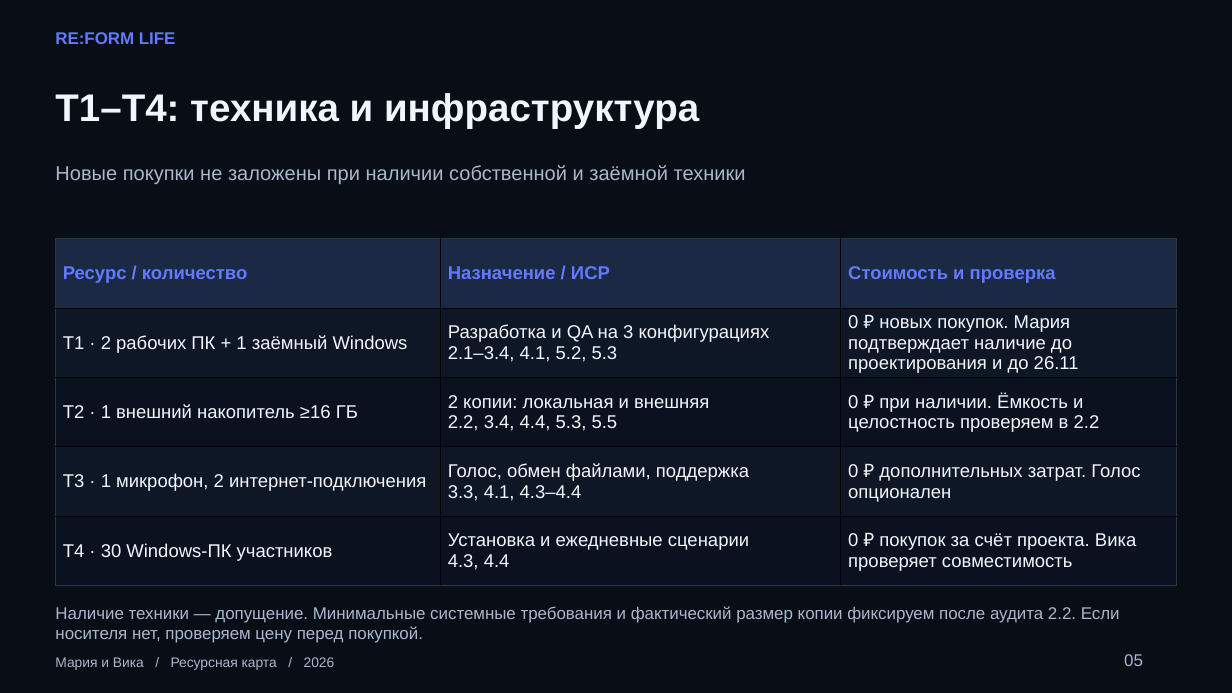
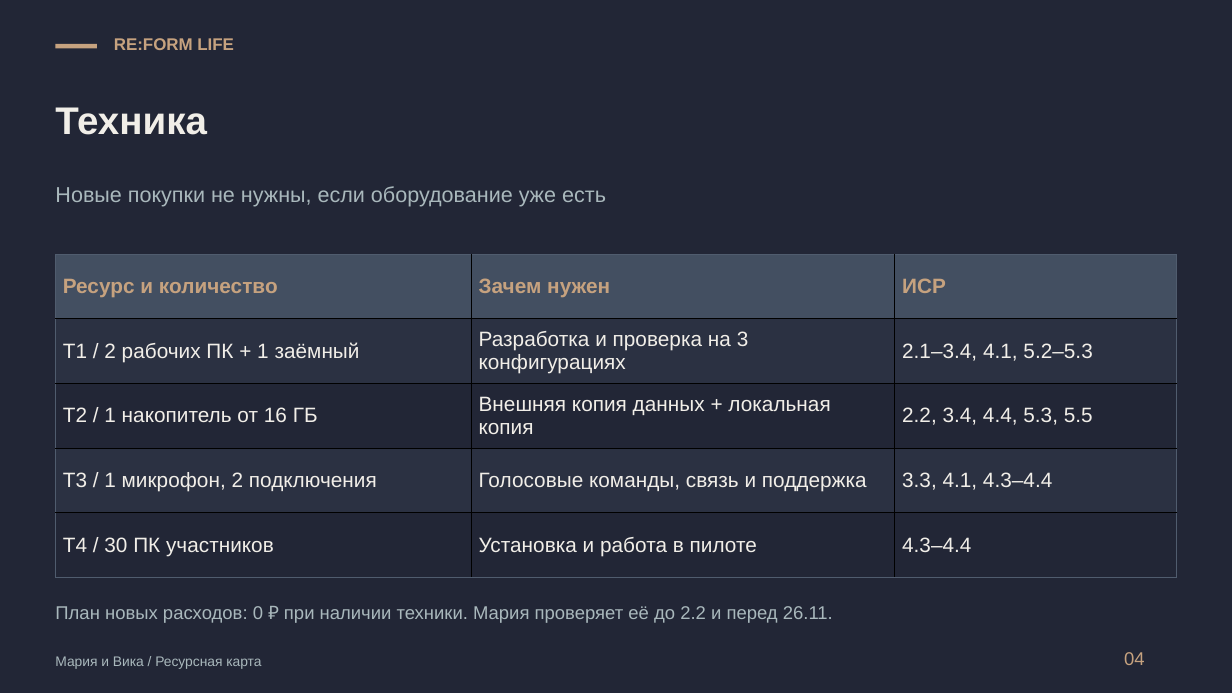
Before and after one commit to kartaamigo/RE-FORM-LIFE, a slide deck: slide 4 of docs/project-plan/RE_FORM_LIFE_resource_presentation.pptx (slide 5 before the commit). Drawn at 1232x693 pixels with LibreOffice and Linux fonts; fonts in the diff are those of the drawing. Boxes give left, top, right and bottom in pixels: in the first picture for what was removed or moved away, otherwise in the second. Text is boxed around its words. In the diff, an @@ line names an element or a change of style, - is before the commit and + after.

```diff
--- a/docs/project-plan/RE_FORM_LIFE_resource_presentation.pptx
+++ b/docs/project-plan/RE_FORM_LIFE_resource_presentation.pptx
@@ background #080D16 to #222636 @@
@@ rectangle added at [55, 44, 97, 48], fill #C6A27F @@
@@ text "RE:FORM LIFE": place and size @@
-text "RE:FORM LIFE" at [55, 32, 176, 44]
+text "RE:FORM LIFE" at [114, 38, 234, 50]
@@ text "RE:FORM LIFE" at [114, 38, 234, 50]: text colour #617AFF to #C6A27F @@
@@ text at [55, 107, 207, 135]: text changed; text colour #F2F5FC to #F1EEE8 @@
-T1–T4: техника и инфраструктура
+Техника
@@ text at [55, 186, 606, 207]: text changed; size 19.5 to 21 pt; text colour #AAB7CD to #A9B8BC @@
-Новые покупки не заложены при наличии собственной и заёмной техники
+Новые покупки не нужны, если оборудование уже есть
@@ table at [55, 254, 1176, 578] @@
-row 1: Ресурс / количество | Назначение / ИСР | Стоимость и проверка
+row 1: Ресурс и количество | Зачем нужен | ИСР
-row 2: T1 · 2 рабочих ПК + 1 заёмный Windows | Разработка и QA на 3 конфигурациях / 2.1–3.4, 4.1, 5.2, 5.3 | 0 ₽ новых покупок. Мария подтверждает наличие до проектирования и до 26.11
+row 2: T1 / 2 рабочих ПК + 1 заёмный | Разработка и проверка на 3 конфигурациях | 2.1–3.4, 4.1, 5.2–5.3
-row 3: T2 · 1 внешний накопитель ≥16 ГБ | 2 копии: локальная и внешняя / 2.2, 3.4, 4.4, 5.3, 5.5 | 0 ₽ при наличии. Ёмкость и целостность проверяем в 2.2
+row 3: T2 / 1 накопитель от 16 ГБ | Внешняя копия данных + локальная копия | 2.2, 3.4, 4.4, 5.3, 5.5
-row 4: T3 · 1 микрофон, 2 интернет-подключения | Голос, обмен файлами, поддержка / 3.3, 4.1, 4.3–4.4 | 0 ₽ дополнительных затрат. Голос опционален
+row 4: T3 / 1 микрофон, 2 подключения | Голосовые команды, связь и поддержка | 3.3, 4.1, 4.3–4.4
-row 5: T4 · 30 Windows-ПК участников | Установка и ежедневные сценарии / 4.3, 4.4 | 0 ₽ покупок за счёт проекта. Вика проверяет совместимость
+row 5: T4 / 30 ПК участников | Установка и работа в пилоте | 4.3–4.4
@@ fill #1B2944 to #434F61 in row 1 @@
@@ fill #0E1726 to #2B3142 in 6 cells @@
@@ fill #0A121F to #222636 in 6 cells @@
@@ borders changed @@
@@ table: place and size @@
-table at [55, 239, 1177, 585]
+table at [55, 254, 1176, 578]
@@ text at [55, 606, 833, 623]: text changed; size 16.5 to 18 pt; text colour #AAB7CD to #A9B8BC @@
-Наличие техники — допущение. Минимальные системные требования и фактический размер копии фиксируем после аудита 2.2. Если носителя нет, проверяем цену перед покупкой.
+План новых расходов: 0 ₽ при наличии техники. Мария проверяет её до 2.2 и перед 26.11.
@@ text at [55, 656, 261, 668]: text changed; text colour #AAB7CD to #A9B8BC @@
-Мария и Вика / Ресурсная карта / 2026
+Мария и Вика / Ресурсная карта
@@ text removed at [1124, 654, 1143, 666] @@
-05
@@ text added at [1124, 652, 1145, 665], 18 pt, text #C6A27F @@
+04
```
Also in this commit, not shown: 7 other slides changed, 6 slides added, 9 slides removed, 1 other file.
